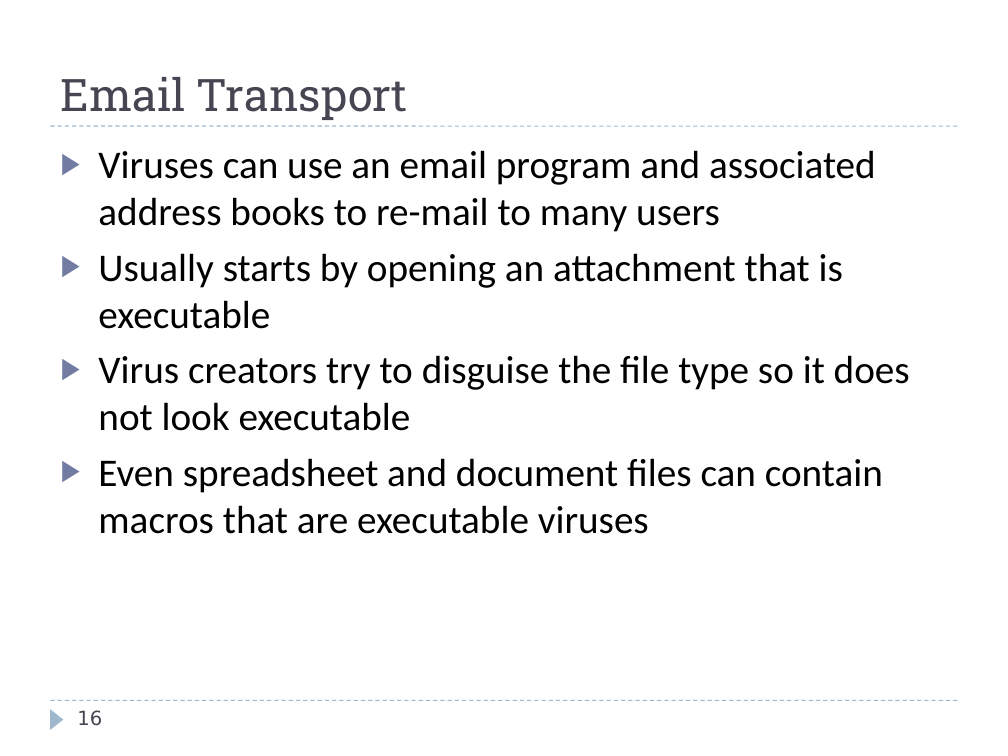
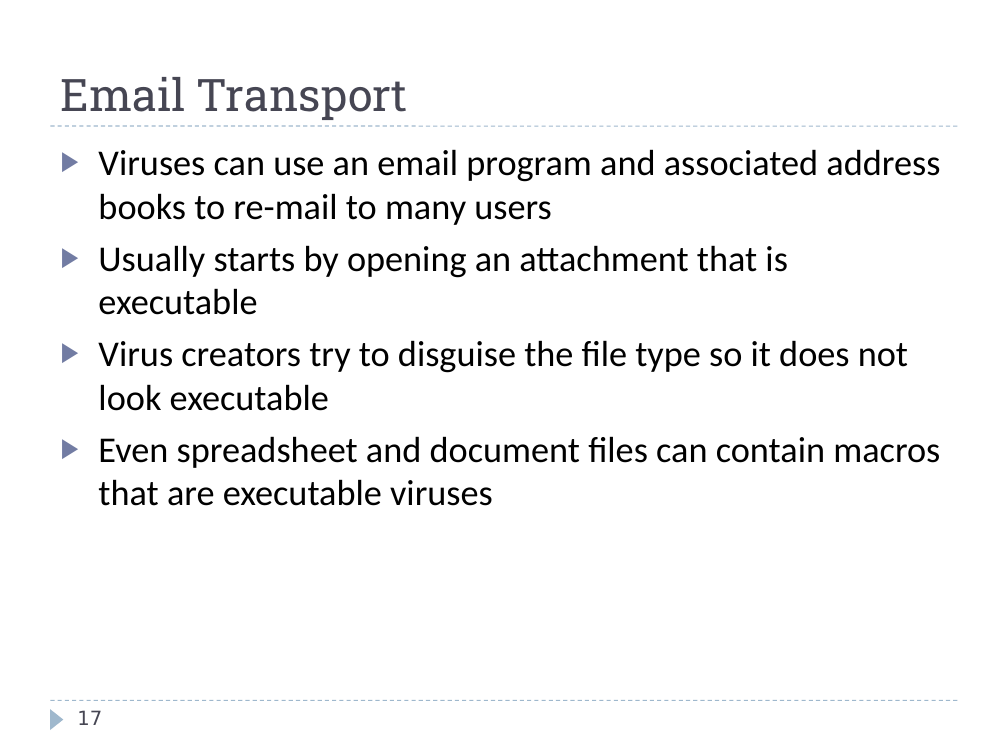
Before and after one commit to harrisonwl/harrisonwl.github.io, a slide deck: slide 17 of assets/courses/malware/spring2017/slides/week02/Terminology.ppt (slide 16 before the commit). Drawn at 1008x756 pixels with LibreOffice and Linux fonts; fonts in the diff are those of the drawing; background and template pictures are left out. Boxes give left, top, right and bottom in pixels: in the first picture for what was removed or moved away, otherwise in the second. Text is boxed around its words. In the diff, an @@ line names an element or a change of style, - is before the commit and + after.

```diff
--- a/assets/courses/malware/spring2017/slides/week02/Terminology.ppt
+++ b/assets/courses/malware/spring2017/slides/week02/Terminology.ppt
@@ text "Viruses can use an email ..." at (98,149,940,506): size 28 to 25.9 pt @@
@@ page number at (77,710,102,725): text changed @@
-16
+17
```
Also in this commit, not shown: 16 other slides changed, 1 slide added, 12 other files.
